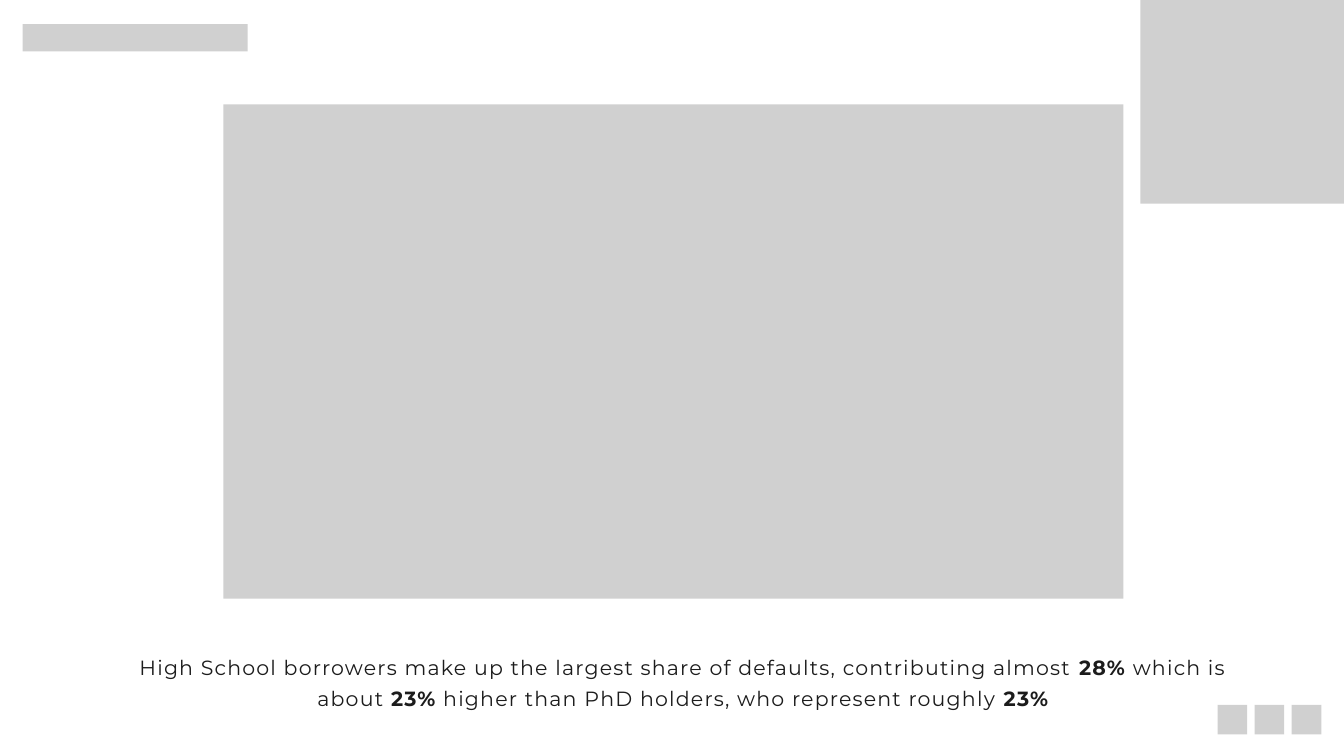
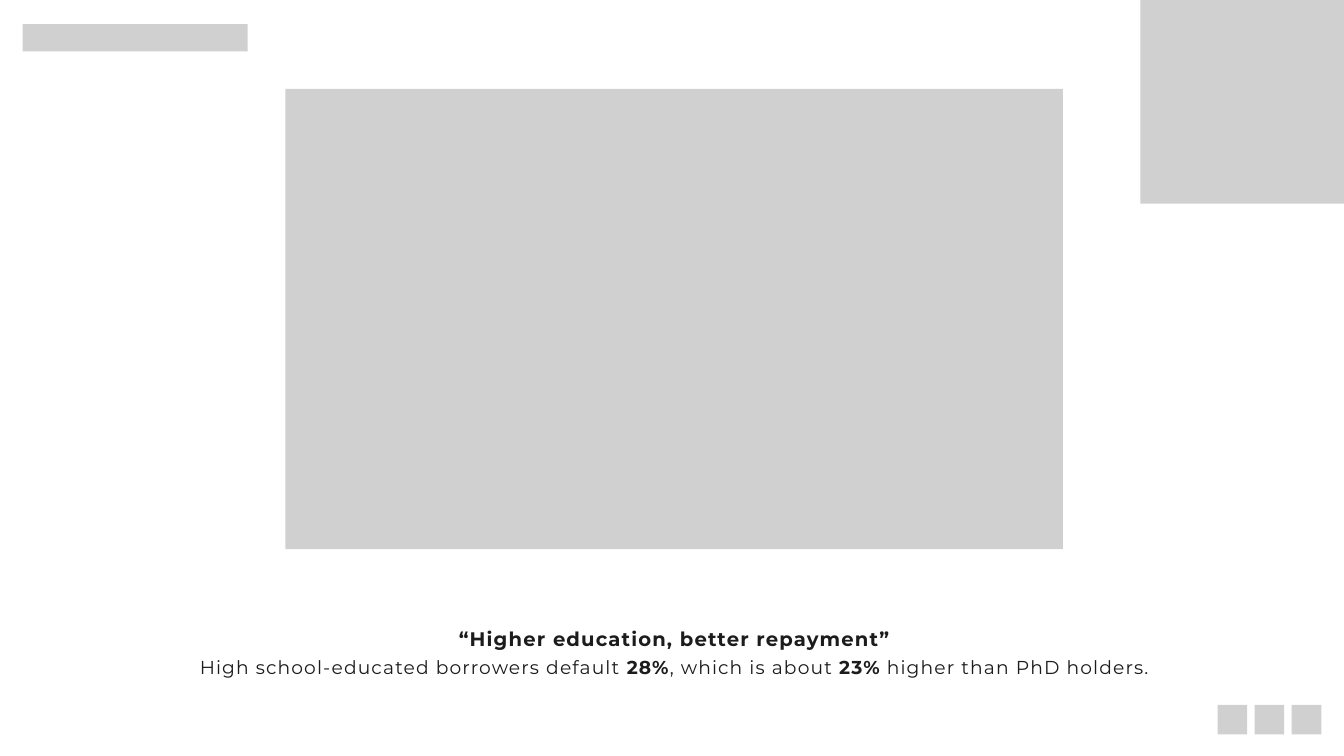
Before and after one commit to aliraza-data/Loan-Default-Risk-Analysis, a slide deck: slide 14 of Presentation/Project_Presentation.pptx (slide 5 before the commit). Drawn at 1344x756 pixels with LibreOffice and Linux fonts; fonts in the diff are those of the drawing; grey boxes stand for pictures. Boxes give left, top, right and bottom in pixels: in the first picture for what was removed or moved away, otherwise in the second. Text is boxed around its words. In the diff, an @@ line names an element or a change of style, - is before the commit and + after.

```diff
--- a/Presentation/Project_Presentation.pptx
+++ b/Presentation/Project_Presentation.pptx
@@ picture: place and size @@
-picture at box(224, 104, 1124, 598)
+picture at box(286, 89, 1063, 549)
@@ text at box(200, 630, 1149, 678): text changed; size 22 to 20 pt @@
-High School borrowers make up the largest share of defaults, contributing almost 28% which is about 23% higher than PhD holders, who represent roughly 23%
+“Higher education, better repayment”
+High school-educated borrowers default 28%, which is about 23% higher than PhD holders.
```
Also in this commit, not shown: 5 other slides changed, 20 slides added, 9 slides removed.
